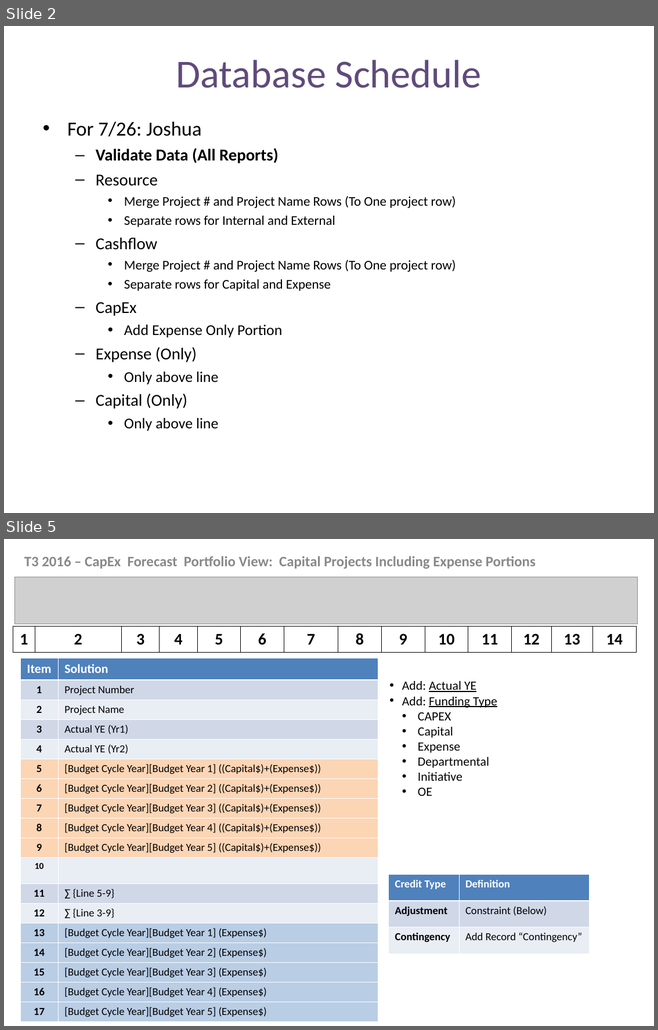
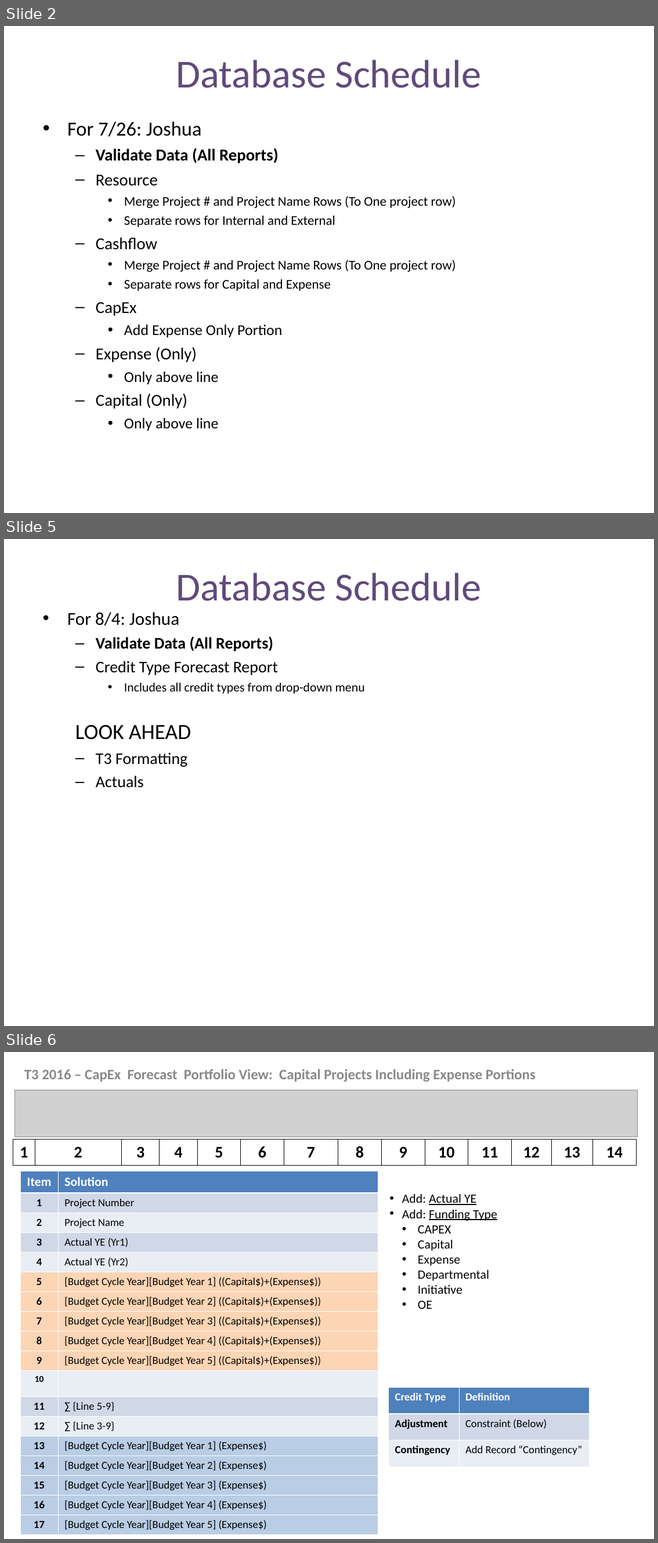
Before and after one commit to jlucas5190/ppms, a slide deck: resources/Forecast Reports.ppt. Shown one above the other, each under a label of ours: slides 2 and 5 before the commit, slides 2, 5 and 6 after it; the slides between them are not shown. The pictures are 658x1030 and 658x1543 pixels, drawn with LibreOffice and Linux fonts; fonts in the diff are those of the drawing; grey boxes stand for pictures. Boxes give left, top, right and bottom in pixels: in the first picture for what was removed or moved away, otherwise in the second. Text is boxed around its words. In the diff, an @@ line names an element or a change of style, - is before the commit and + after.

```diff
--- a/resources/Forecast Reports.ppt
+++ b/resources/Forecast Reports.ppt
@@ slide 5 added at <box>4,539,654,1026</box>, background #FFFFFF @@
@@ title added at <box>176,573,481,601</box>, 44 pt, text #604A7B @@
+Database Schedule
@@ text added at <box>67,612,365,788</box>, 18 pt, text #000000 @@
+• For 8/4: Joshua
+  – Validate Data (All Reports)
+  – Credit Type Forecast Report
+    • Includes all credit types from drop-down menu
+  LOOK AHEAD
+  – T3 Formatting
+  – Actuals
@@ what was slide 5 is now slide 6 @@
```
Also in this commit, not shown: 3 slides changed, 1 other file.
